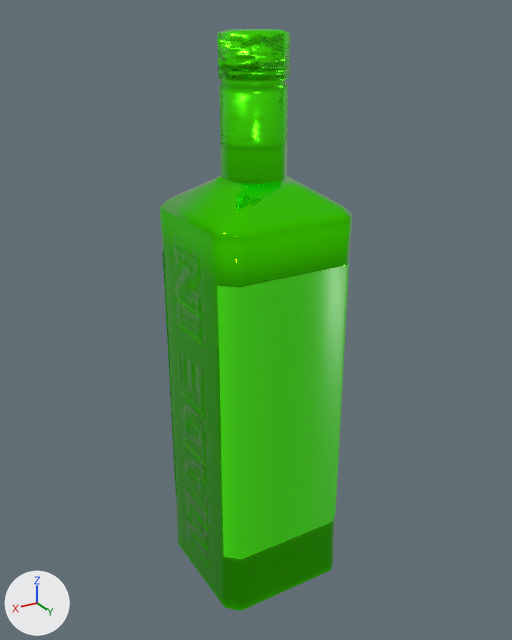
The glTF model Room_collabmuseum/_CustomModels/mdl_franch_bottles_20/20_gin_beefeater.gltf: old version first, new version second.
Both versions are drawn from a 50 mm camera at (16.5, 27.6, 28.5) aimed at (-0.2, -0.2, 14.6). Arrows for +X, +Y and +Z are at lower left; the lights stay in place. Where no turn or scale is listed for an object, it has been applied to the vertices. Vertices at the same position are counted once.

Before the edit, the objects in view are built like this:
```python
me_beefeater_atlas_0 = bpy.data.meshes.new('Beefeater_Atlas_0')
me_beefeater_atlas_0.from_pydata(...)  # 92 vertices, 180 faces; spans x -3.5..3.5, y -3.5..3.5, z 0.0..27.9
me_beefeater_atlas_0.materials.append(mat_atlas)
me_beefeater_sprite_sprites_0 = bpy.data.meshes.new('Beefeater_Sprite_Sprites_0')
me_beefeater_sprite_sprites_0.from_pydata(...)  # 16 vertices, 12 faces; spans x -3.47..3.47, y -3.46..3.46, z 3.65..18.04
me_beefeater_sprite_sprites_0.materials.append(mat_sprites)  # picture img_atlas_basecolor
ob_beefeater_atlas_0 = bpy.data.objects.new('Beefeater_Atlas_0', me_beefeater_atlas_0)
ob_beefeater_atlas_0.location = (0.04, -0.02, 0.02)
ob_beefeater_sprite_sprites_0 = bpy.data.objects.new('Beefeater_Sprite_Sprites_0', me_beefeater_sprite_sprites_0)
ob_beefeater_sprite_sprites_0.location = (0.04, -0.02, 0.02)
```
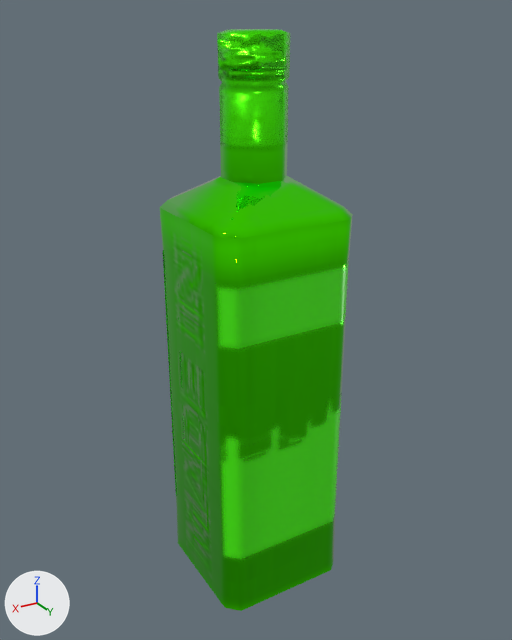
Location of each change, (x1, y1, x2, y2) in pixels of the pictures (512 x 640 px):
'Beefeater_Sprite_Sprites_0', reshaped: before (163, 260, 349, 559); after (163, 260, 176, 491)
part 1 of me_beefeater_sprite_sprites_0, deleted (green): before (218, 261, 349, 559)

The edits, one by one:
me_beefeater_sprite_sprites_0 has 16 vertices, 12 faces and spans x -3.47..3.47, y -3.46..3.46, z 3.65..18.04.
me_beefeater_sprite_sprites_0 is used by ob_beefeater_sprite_sprites_0; location (0.04, -0.02, 0.02).
me_beefeater_sprite_sprites_0 part 1: the loose piece of 8 vertices spanning x -3.46..3.47, y 2.82..3.46, z 3.65..18.04 is deleted.
